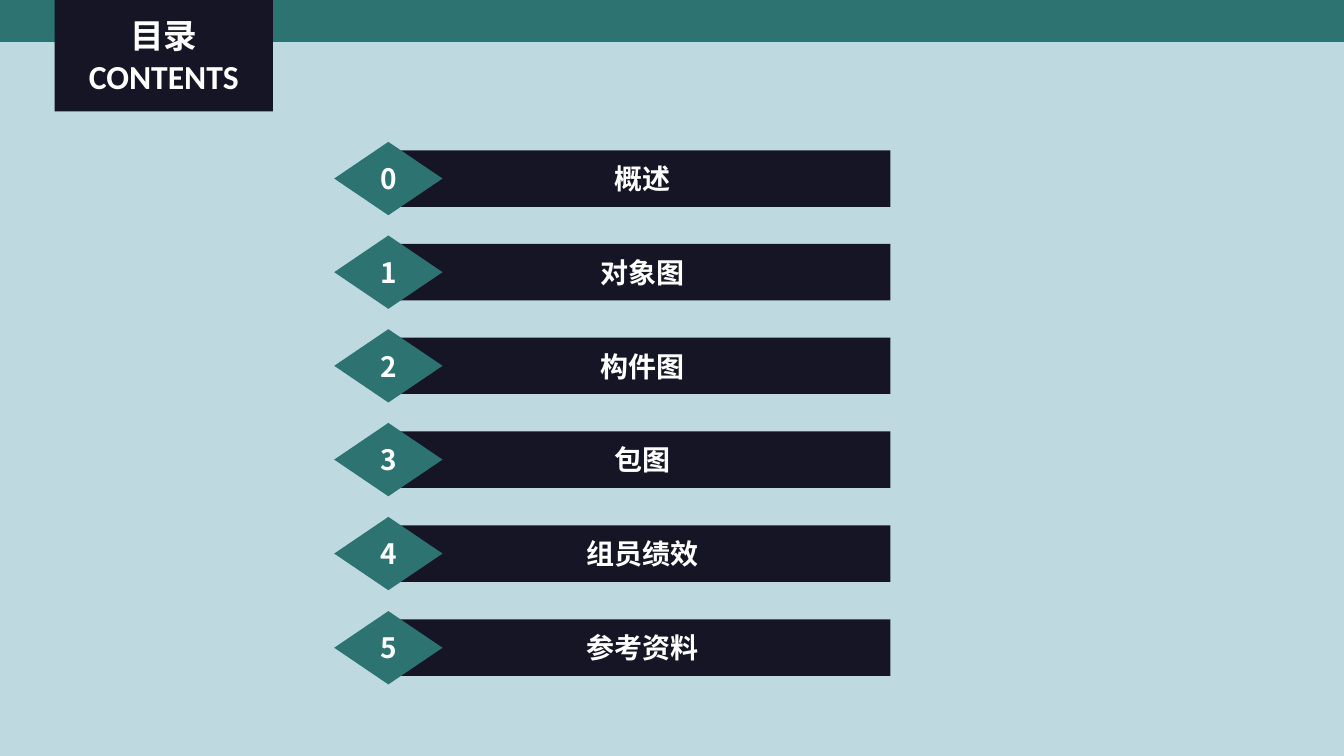
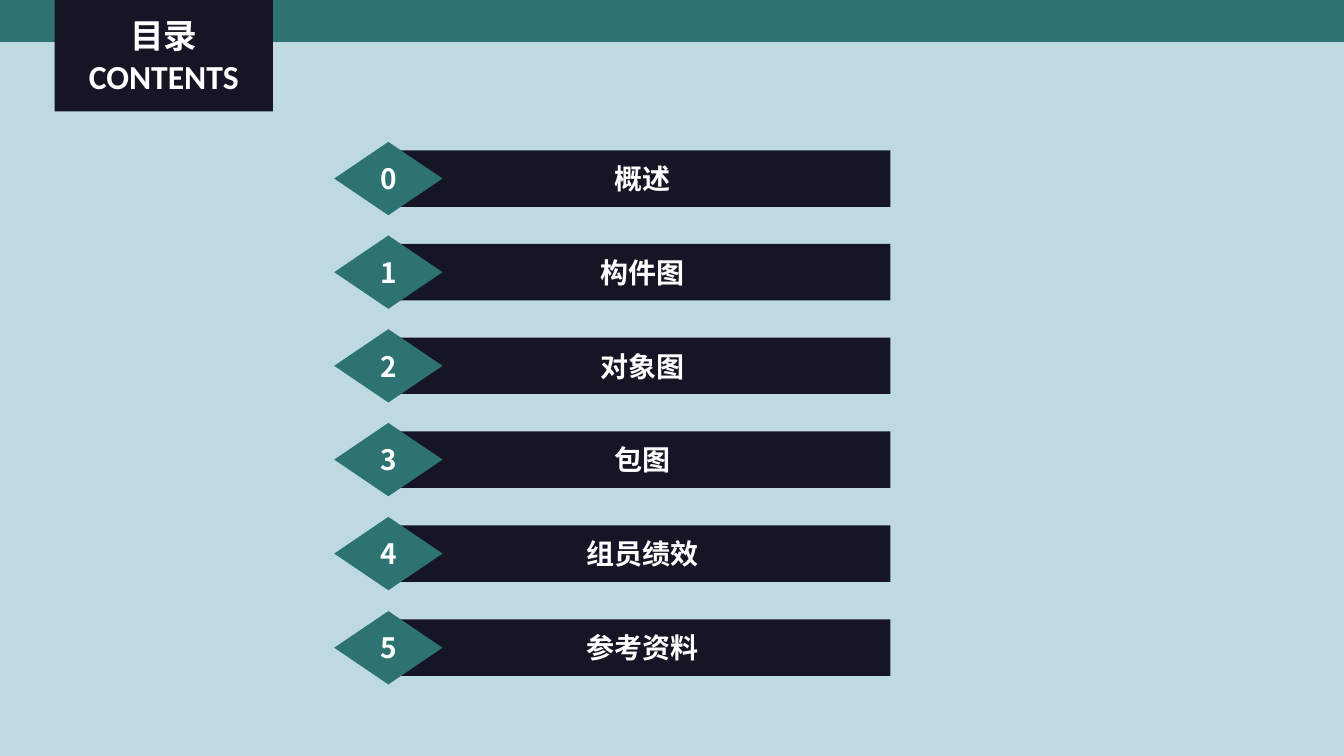
Before and after one commit to PRD-2018-G04/PRD-2018-G04, a slide deck: slide 2 of G04项目组/受控文档/翻转课堂PPT/PRD2018-G04-UML 基础Ⅲ.ppt. Drawn at 1344x756 pixels with LibreOffice and Linux fonts; fonts in the diff are those of the drawing. Boxes give left, top, right and bottom in pixels: in the first picture for what was removed or moved away, otherwise in the second. Text is boxed around its words. In the diff, an @@ line names an element or a change of style, - is before the commit and + after.

```diff
--- a/G04项目组/受控文档/翻转课堂PPT/PRD2018-G04-UML 基础Ⅲ.ppt
+++ b/G04项目组/受控文档/翻转课堂PPT/PRD2018-G04-UML 基础Ⅲ.ppt
@@ rectangle "构件图": place and size @@
-rectangle "构件图" at bbox=[395, 338, 890, 394]
+rectangle "构件图" at bbox=[395, 244, 890, 300]
@@ rectangle "对象图": place and size @@
-rectangle "对象图" at bbox=[395, 244, 890, 300]
+rectangle "对象图" at bbox=[395, 338, 890, 394]
```
Also in this commit, not shown: 14 other slides changed, 5 slides added.
